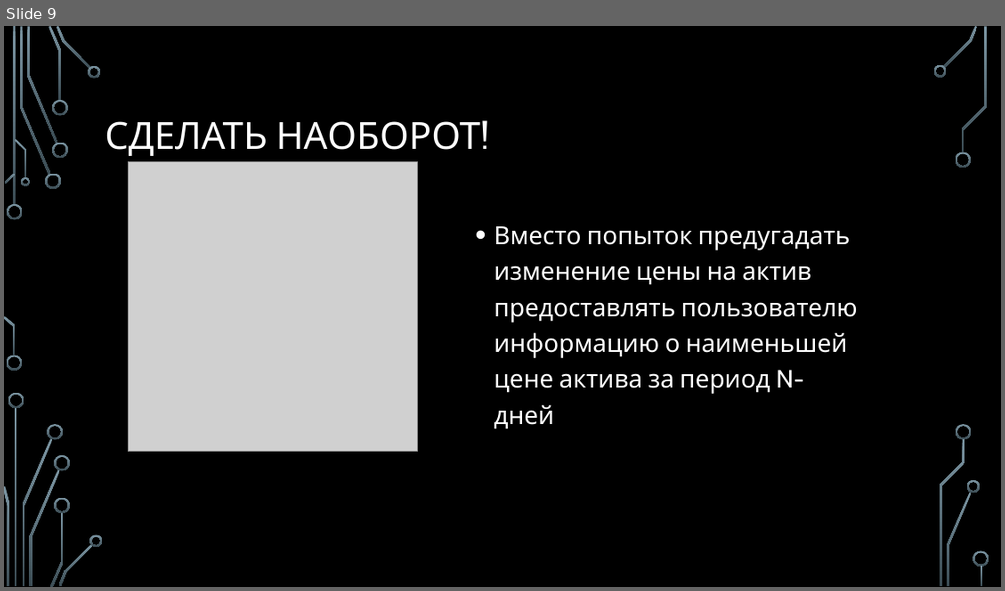
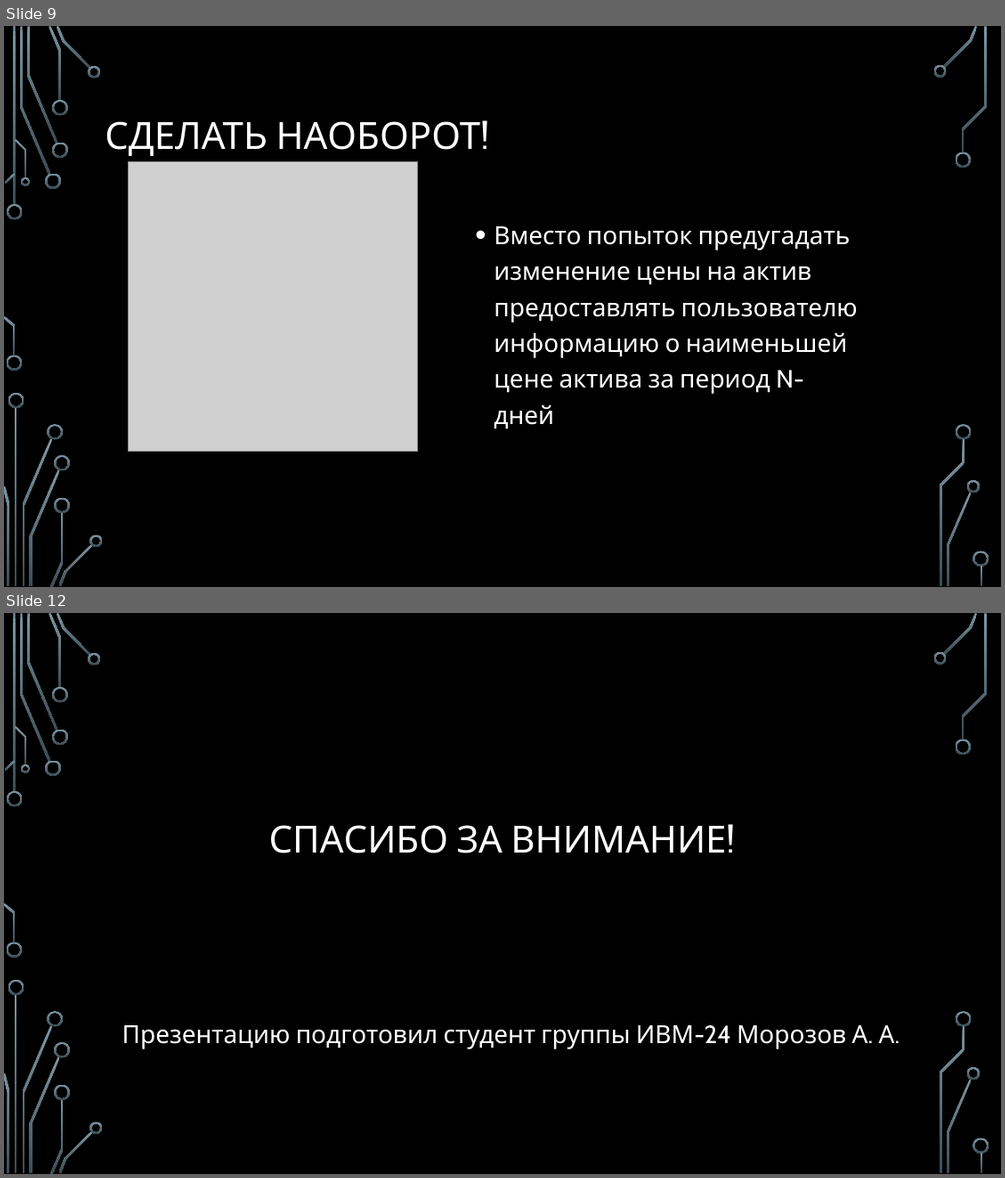
Before and after one commit to Nynoko228/System-analysis, a slide deck: ЛР6/Лаб6.pptx. Shown one above the other, each under a label of ours: slide 9 before the commit, slides 9 and 12 after it; the slides between them are not shown. The pictures are 1005x591 and 1005x1178 pixels, drawn with LibreOffice and Linux fonts; fonts in the diff are those of the drawing; grey boxes stand for pictures; background and template pictures are left out. Boxes give left, top, right and bottom in pixels: in the first picture for what was removed or moved away, otherwise in the second. Text is boxed around its words. In the diff, an @@ line names an element or a change of style, - is before the commit and + after.

```diff
--- a/ЛР6/Лаб6.pptx
+++ b/ЛР6/Лаб6.pptx
@@ slide 12 added at bbox=[4, 613, 1001, 1174], background picture (left out); not listed: 36 template elements that a slide beside it also shows @@
@@ title added at bbox=[269, 825, 726, 853], 36 pt, text #FFFFFF @@
+СПАСИБО ЗА ВНИМАНИЕ!
@@ text added at bbox=[122, 1025, 895, 1049], 24 pt, text #FFFFFF @@
+Презентацию подготовил студент группы ИВМ-24 Морозов А. А.
```
Also in this commit, not shown: 2 slides changed, 2 other files.
